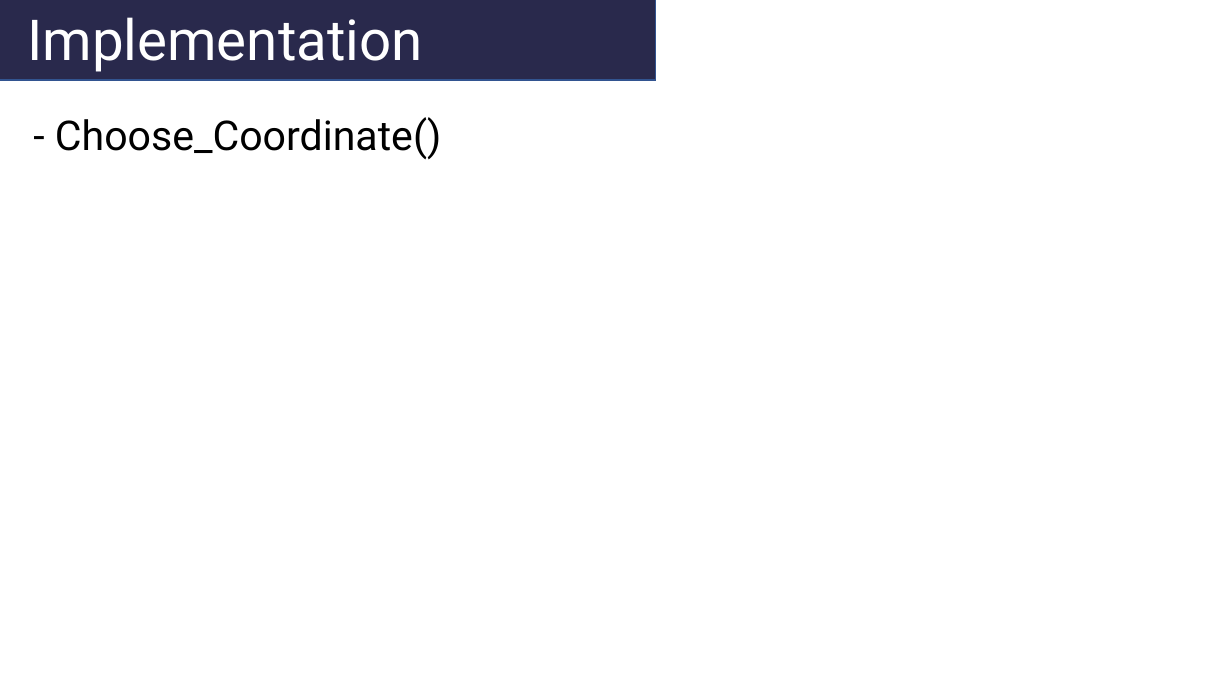
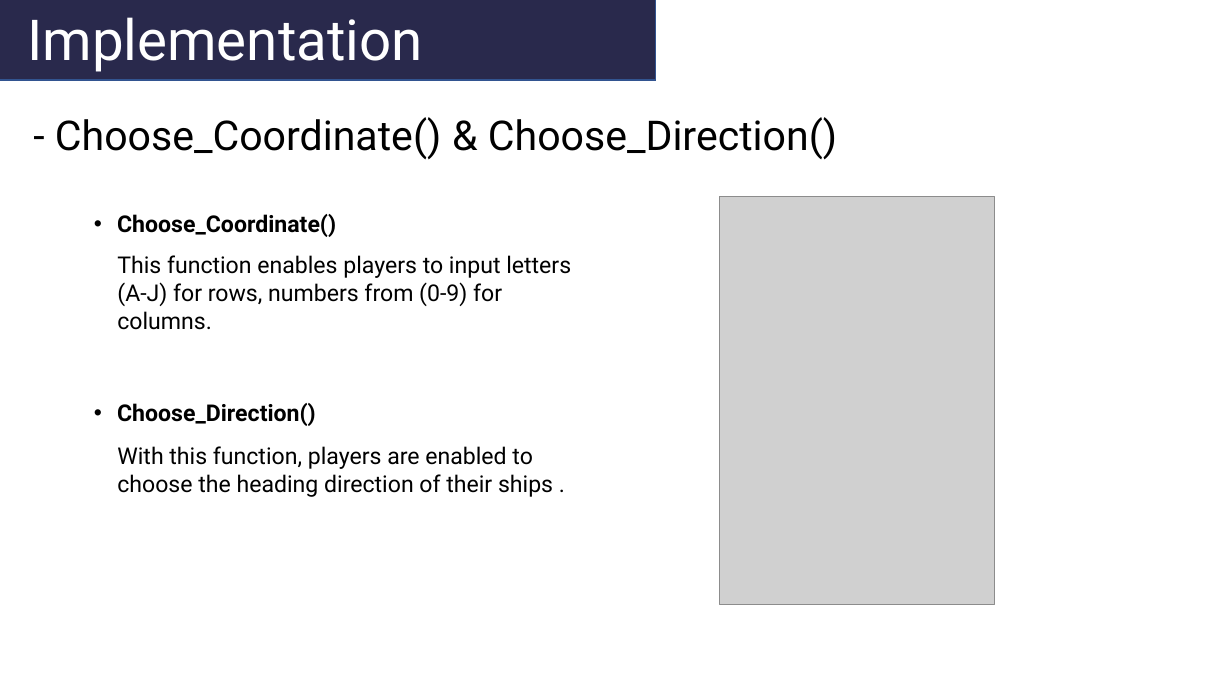
Before and after one commit to chenshih881001/Missouri, a slide deck: slide 9 of Missouri PPT.pptx. Drawn at 1232x693 pixels with LibreOffice and Linux fonts; fonts in the diff are those of the drawing; grey boxes stand for pictures. Boxes give left, top, right and bottom in pixels: in the first picture for what was removed or moved away, otherwise in the second. Text is boxed around its words. In the diff, an @@ line names an element or a change of style, - is before the commit and + after.

```diff
--- a/Missouri PPT.pptx
+++ b/Missouri PPT.pptx
@@ text at [55,117,837,160]: text changed @@
-- Choose_Coordinate()
+- Choose_Coordinate() & Choose_Direction()
@@ picture added at [720,197,995,605] @@
@@ text added at [117,214,336,426], 18 pt, text #000000, bold @@
+• Choose_Coordinate()
+• Choose_Direction()
@@ text added at [117,255,571,330], 18 pt, text #000000 @@
+This function enables players to input letters
+(A-J) for rows, numbers from (0-9) for
+columns.
@@ text added at [117,446,553,497], 18 pt, text #000000 @@
+With this function, players are enabled to
+choose the heading direction of their ships .
```
Also in this commit, not shown: 5 other slides changed, 1 slide added, 1 slide removed, 1 other file.
